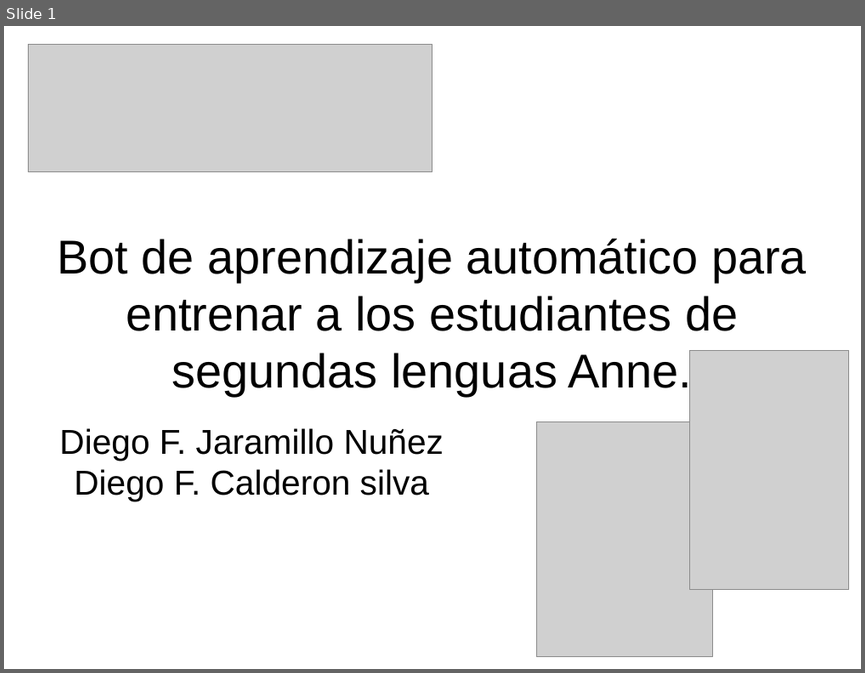
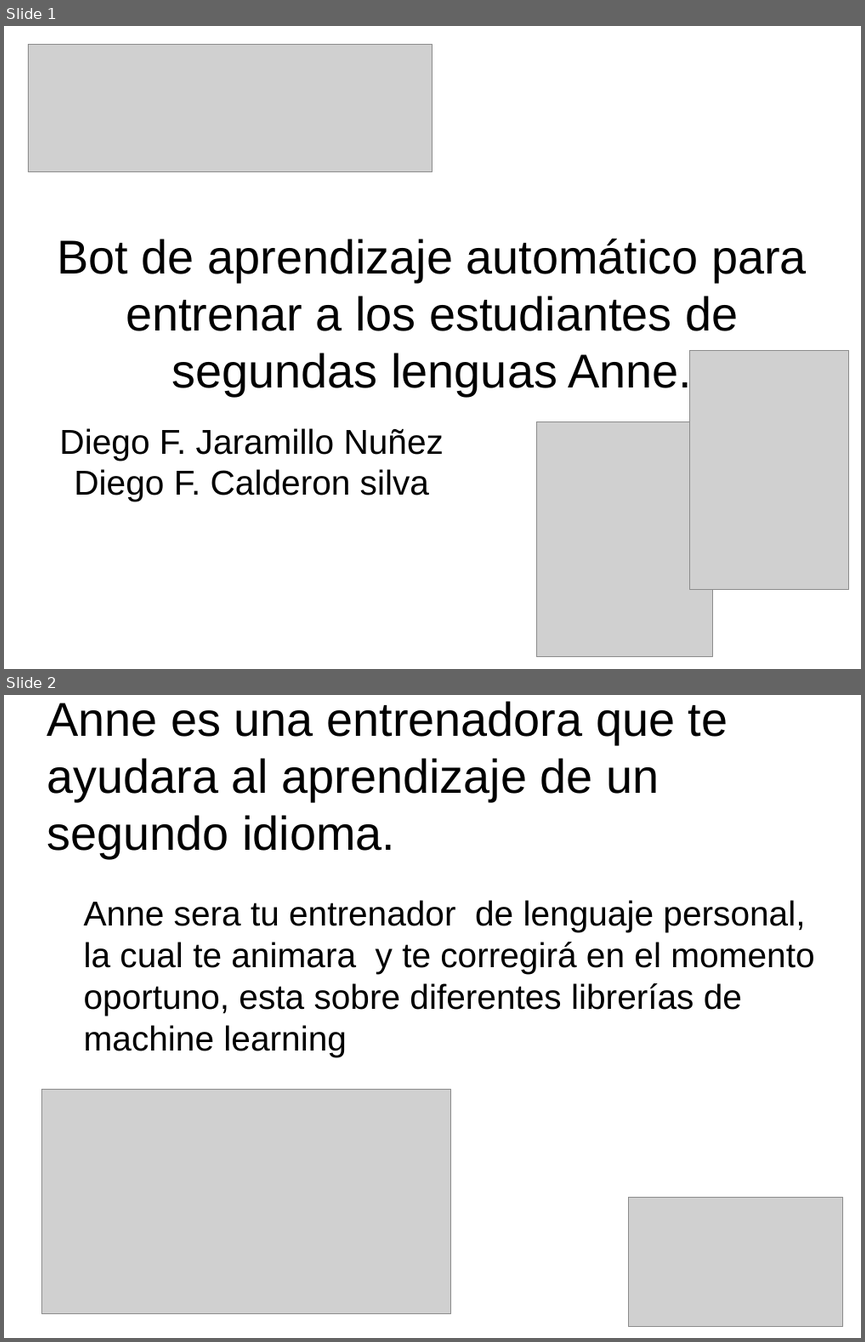
Before and after one commit to puroh/Retrobot, a slide deck: presentacion/presentacion_sofkaton.odp. Shown one above the other, each under a label of ours: slide 1 before the commit, slides 1 and 2 after it. The pictures are 865x673 and 865x1342 pixels, drawn with LibreOffice and Linux fonts; fonts in the diff are those of the drawing; grey boxes stand for pictures; background and template pictures are left out. Boxes give left, top, right and bottom in pixels: in the first picture for what was removed or moved away, otherwise in the second. Text is boxed around its words. In the diff, an @@ line names an element or a change of style, - is before the commit and + after.

```diff
--- a/presentacion/presentacion_sofkaton.odp
+++ b/presentacion/presentacion_sofkaton.odp
@@ slide 2 added at <box>4,695,861,1338</box>, background #FFFFFF @@
@@ title added at <box>46,701,728,858</box>, 44 pt, text #000000 @@
+Anne es una entrenadora que te ayudara al aprendizaje de un segundo idioma.
@@ text added at <box>84,900,814,1056</box>, 32 pt, text #000000 @@
+Anne sera tu entrenador de lenguaje personal, la cual te animara y te corregirá en el momento oportuno, esta sobre diferentes librerías de machine learning
@@ picture added at <box>42,1089,451,1313</box> @@
@@ picture added at <box>629,1197,843,1327</box> @@
```
Also in this commit, not shown: 5 other slides added, 1 slide removed, 1 other file.
